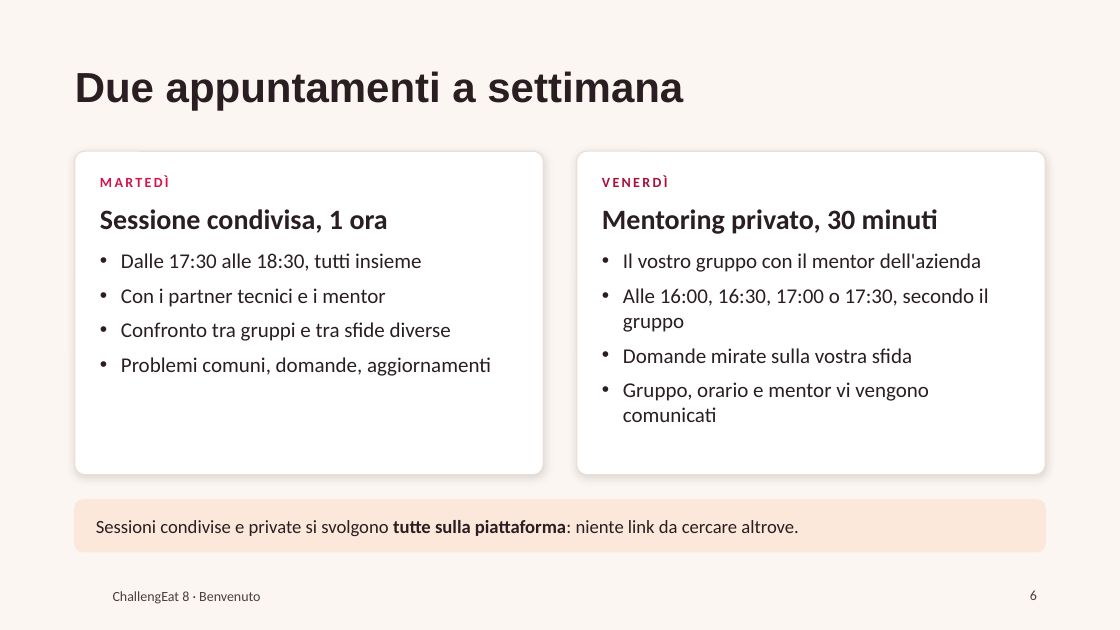
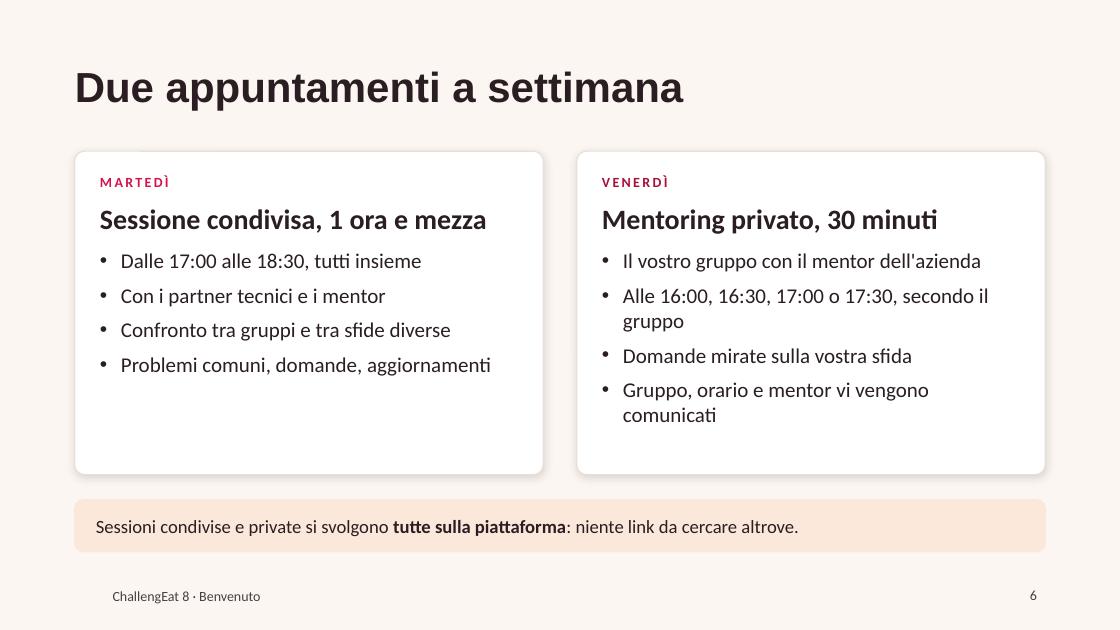
Before and after one commit to foodhub-srl-sb/firex-deploy, a slide deck: slide 6 of slides/benvenuto.pptx. Drawn at 1120x630 pixels with LibreOffice and Linux fonts; fonts in the diff are those of the drawing; background and template pictures are left out. Boxes give left, top, right and bottom in pixels: in the first picture for what was removed or moved away, otherwise in the second. Text is boxed around its words. In the diff, an @@ line names an element or a change of style, - is before the commit and + after.

```diff
--- a/slides/benvenuto.pptx
+++ b/slides/benvenuto.pptx
@@ text at (100,209,486,233): text changed @@
-Sessione condivisa, 1 ora
+Sessione condivisa, 1 ora e mezza
@@ text at (121,253,421,271): text changed @@
-• Dalle 17:30 alle 18:30, tutti insieme
+• Dalle 17:00 alle 18:30, tutti insieme
```
Also in this commit, not shown: 1 other slide changed, 5 other files.
